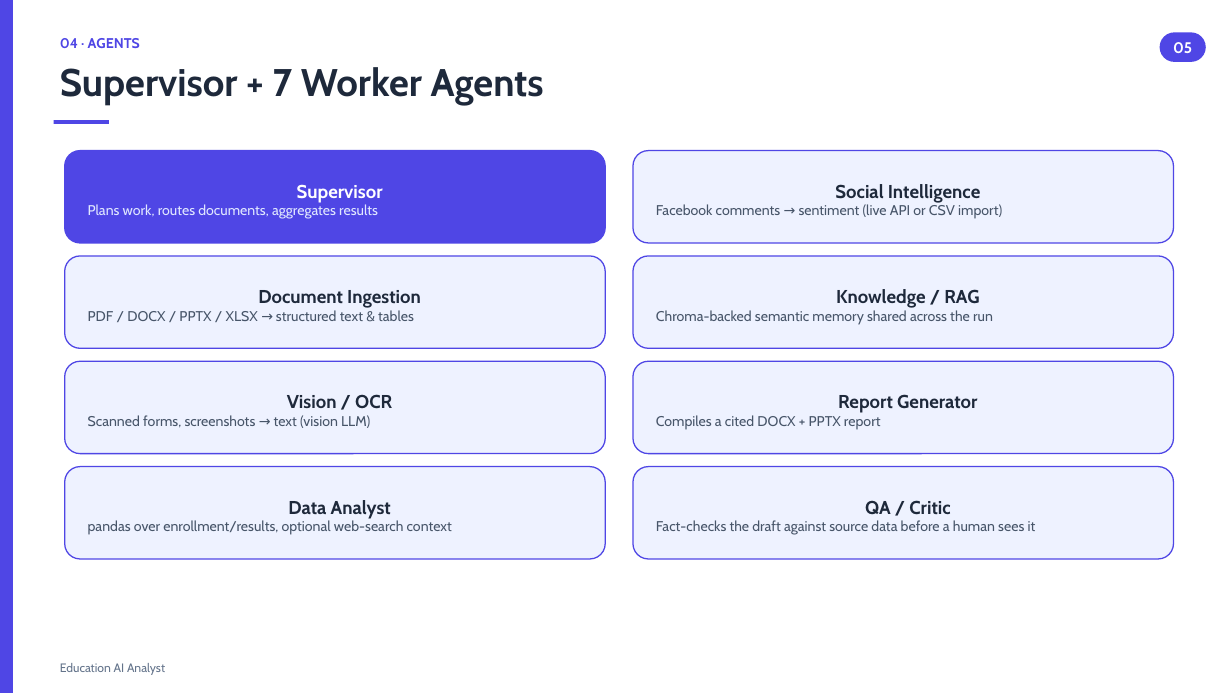
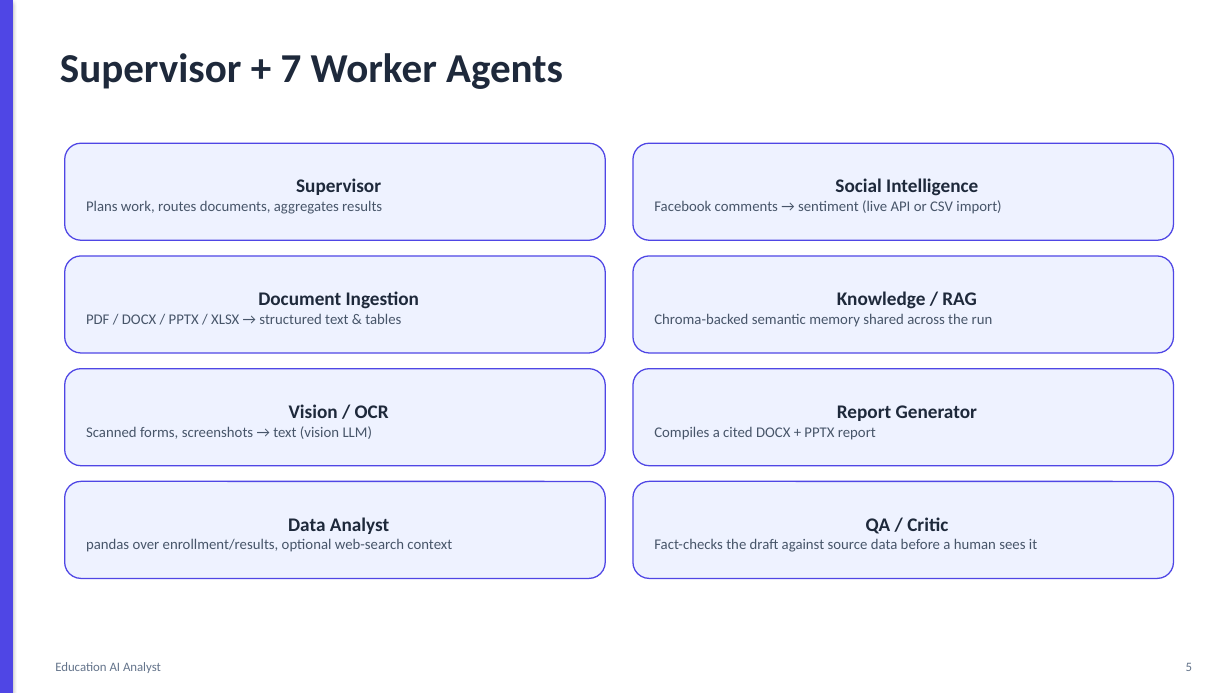
Before and after one commit to sumaiyaSultanaTarin/Education-AI-Analyst, a slide deck: slide 5 of docs/presentation-slides.pptx. Drawn at 1232x693 pixels with LibreOffice and Linux fonts; fonts in the diff are those of the drawing. Boxes give left, top, right and bottom in pixels: in the first picture for what was removed or moved away, otherwise in the second. Text is boxed around its words. In the diff, an @@ line names an element or a change of style, - is before the commit and + after.

Commit message:
Revert "Redesign slides: drop unfinished-work framing, add Name/ID table"
This reverts commit 98eef0bd5f00ccb94b4a6031191832a4d36a562c.

```diff
--- a/docs/presentation-slides.pptx
+++ b/docs/presentation-slides.pptx
@@ rectangle at (0,0,13,693): shadow on @@
@@ text "Supervisor + 7 Worker Agents": place and size @@
-text "Supervisor + 7 Worker Agents" at (60,67,544,105)
+text "Supervisor + 7 Worker Agents" at (60,53,563,89)
@@ text "Supervisor + 7 Worker Agents" at (60,53,563,89): size 30 to 32 pt, font Cabin to Calibri @@
@@ text removed at (60,38,140,48) @@
-04 · AGENTS
@@ rounded rectangle removed at (1160,32,1206,62) @@
-05
@@ rectangle removed at (54,120,109,124) @@
@@ rounded rectangle "Supervisor": place and size @@
-rounded rectangle "Supervisor" at (65,151,605,243)
+rounded rectangle "Supervisor" at (65,143,605,240)
@@ rounded rectangle "Supervisor" at (65,143,605,240): size 14.5 to 15 pt, text colour #FFFFFF to #1E293B in "Supervisor"; font Cabin to Calibri; size 11 to 11.5 pt, text colour #E0E7FF to #475569 in "Plans work, routes documents, aggregates results"; fill #4F46E5 to #EEF2FF @@
@@ rounded rectangle "Social Intelligence": place and size @@
-rounded rectangle "Social Intelligence" at (633,151,1174,243)
+rounded rectangle "Social Intelligence" at (633,143,1174,240)
@@ rounded rectangle "Social Intelligence" at (633,143,1174,240): size 14.5 to 15 pt in "Social Intelligence"; font Cabin to Calibri; size 11 to 11.5 pt in "Facebook comments → sentiment (live API or ..." @@
@@ rounded rectangle "Document Ingestion": place and size @@
-rounded rectangle "Document Ingestion" at (65,256,605,348)
+rounded rectangle "Document Ingestion" at (65,256,605,353)
@@ rounded rectangle "Document Ingestion" at (65,256,605,353): size 14.5 to 15 pt in "Document Ingestion"; font Cabin to Calibri; size 11 to 11.5 pt in "PDF / DOCX / PPTX / XLSX ..." @@
@@ rounded rectangle "Knowledge / RAG": place and size @@
-rounded rectangle "Knowledge / RAG" at (633,256,1174,348)
+rounded rectangle "Knowledge / RAG" at (633,256,1174,353)
@@ rounded rectangle "Knowledge / RAG" at (633,256,1174,353): size 14.5 to 15 pt in "Knowledge / RAG"; font Cabin to Calibri; size 11 to 11.5 pt in "Chroma-backed semantic memory shared across the run" @@
@@ rounded rectangle "Vision / OCR": place and size @@
-rounded rectangle "Vision / OCR" at (65,361,605,454)
+rounded rectangle "Vision / OCR" at (65,369,605,466)
@@ rounded rectangle "Vision / OCR" at (65,369,605,466): size 14.5 to 15 pt in "Vision / OCR"; font Cabin to Calibri; size 11 to 11.5 pt in "Scanned forms, screenshots → text (vision LLM)" @@
@@ rounded rectangle "Report Generator": place and size @@
-rounded rectangle "Report Generator" at (633,361,1174,454)
+rounded rectangle "Report Generator" at (633,369,1174,466)
@@ rounded rectangle "Report Generator" at (633,369,1174,466): size 14.5 to 15 pt in "Report Generator"; font Cabin to Calibri; size 11 to 11.5 pt in "Compiles a cited DOCX + PPTX report" @@
@@ rounded rectangle "Data Analyst": place and size @@
-rounded rectangle "Data Analyst" at (65,467,605,559)
+rounded rectangle "Data Analyst" at (65,482,605,579)
@@ rounded rectangle "Data Analyst" at (65,482,605,579): size 14.5 to 15 pt in "Data Analyst"; font Cabin to Calibri; size 11 to 11.5 pt in "pandas over enrollment/results, optional web-search context" @@
@@ rounded rectangle "QA / Critic": place and size @@
-rounded rectangle "QA / Critic" at (633,467,1174,559)
+rounded rectangle "QA / Critic" at (633,482,1174,579)
@@ rounded rectangle "QA / Critic" at (633,482,1174,579): size 14.5 to 15 pt in "QA / Critic"; font Cabin to Calibri; size 11 to 11.5 pt in "Fact-checks the draft against source data before ..." @@
@@ text "Education AI Analyst" at (55,662,161,673): size 9.5 to 10 pt, font Cabin to Calibri @@
@@ text added at (1186,663,1192,671), 10 pt, text #64748B @@
+5
```
Also in this commit, not shown: 9 other slides changed.
